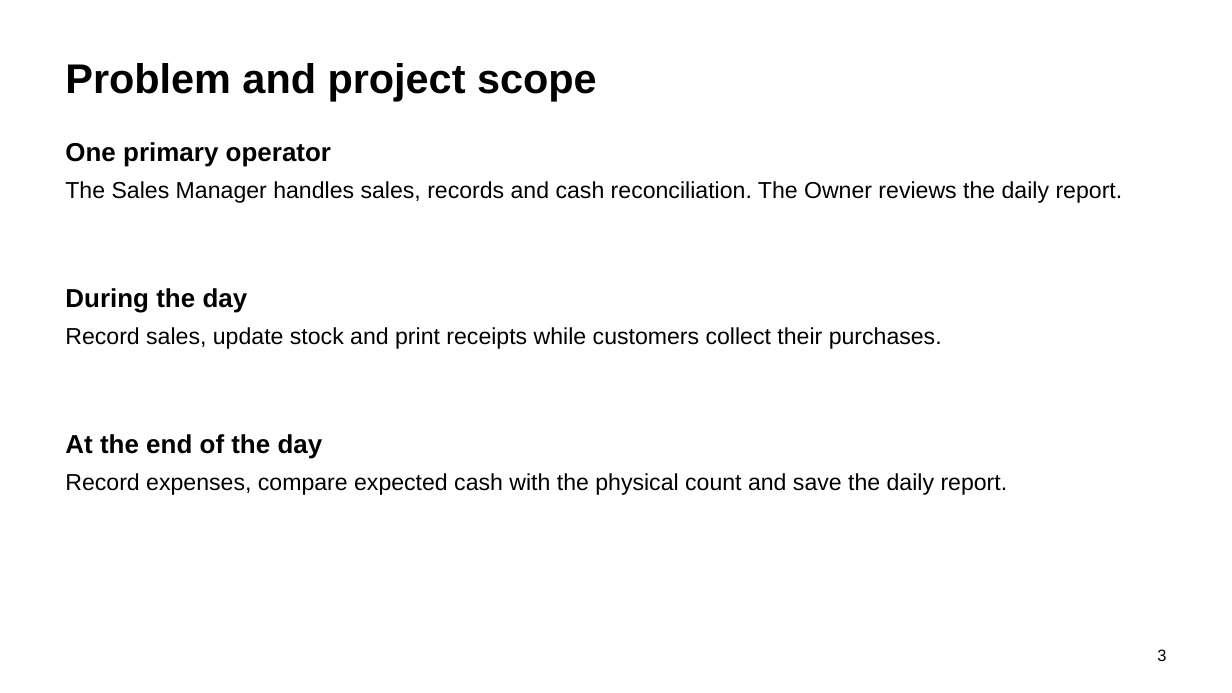
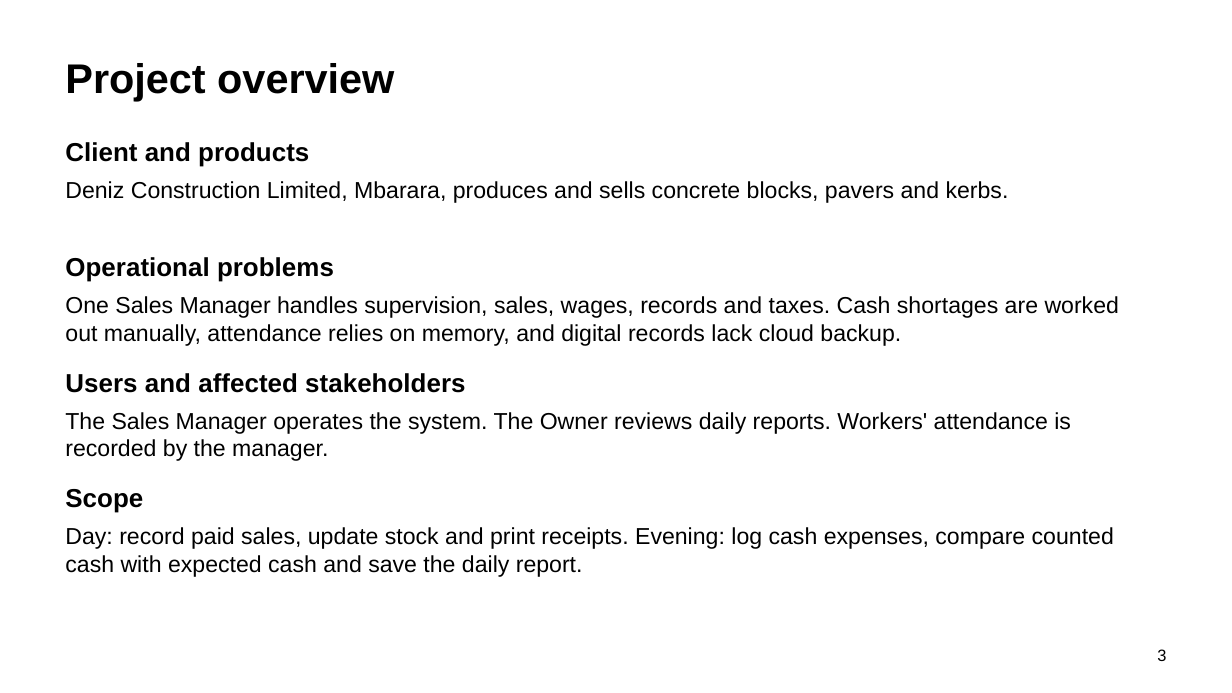
Before and after one commit to mugmarp/requirements-engineering-project-exercise, a slide deck: slide 3 of project_deliverables/PhaseFinal_Grand-Project-Presentation.pptx. Drawn at 1232x693 pixels with LibreOffice and Linux fonts; fonts in the diff are those of the drawing. Boxes give left, top, right and bottom in pixels: in the first picture for what was removed or moved away, otherwise in the second. Text is boxed around its words. In the diff, an @@ line names an element or a change of style, - is before the commit and + after.

```diff
--- a/project_deliverables/PhaseFinal_Grand-Project-Presentation.pptx
+++ b/project_deliverables/PhaseFinal_Grand-Project-Presentation.pptx
@@ text added at box(65, 63, 394, 101), 32.2 pt, text #000000, bold @@
+Project overview
@@ text at box(65, 142, 309, 167): text changed @@
-One primary operator
+Client and products
@@ text at box(65, 181, 1009, 203): text changed @@
-The Sales Manager handles sales, records and cash reconciliation. The Owner reviews the daily report.
+Deniz Construction Limited, Mbarara, produces and sells concrete blocks, pavers and kerbs.
@@ text at box(65, 257, 334, 282): text changed @@
-During the day
+Operational problems
@@ text at box(65, 296, 1119, 346): text changed @@
-Record sales, update stock and print receipts while customers collect their purchases.
+One Sales Manager handles supervision, sales, wages, records and taxes. Cash shortages are worked out manually, attendance relies on memory, and digital records lack cloud backup.
@@ text at box(65, 373, 465, 393): text changed @@
-At the end of the day
+Users and affected stakeholders
@@ text at box(65, 412, 1071, 461): text changed @@
-Record expenses, compare expected cash with the physical count and save the daily report.
+The Sales Manager operates the system. The Owner reviews daily reports. Workers' attendance is recorded by the manager.
@@ text at box(65, 489, 143, 513): text changed; size 32.2 to 20.2 pt @@
-Problem and project scope
+Scope
@@ text added at box(65, 527, 1114, 577), 18 pt, text #000000 @@
+Day: record paid sales, update stock and print receipts. Evening: log cash expenses, compare counted cash with expected cash and save the daily report.
```
Also in this commit, not shown: 5 other slides changed, 2 slides added, 2 slides removed, 6 other files.
